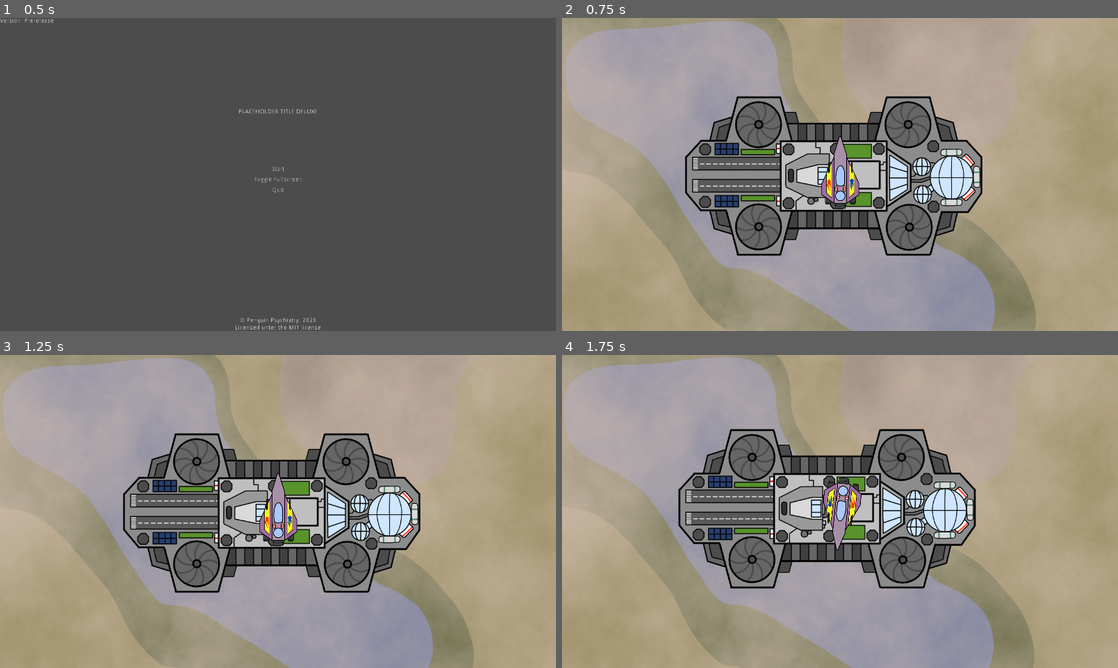
Above: before the commit, frames 1-4 (two rows, left to right).
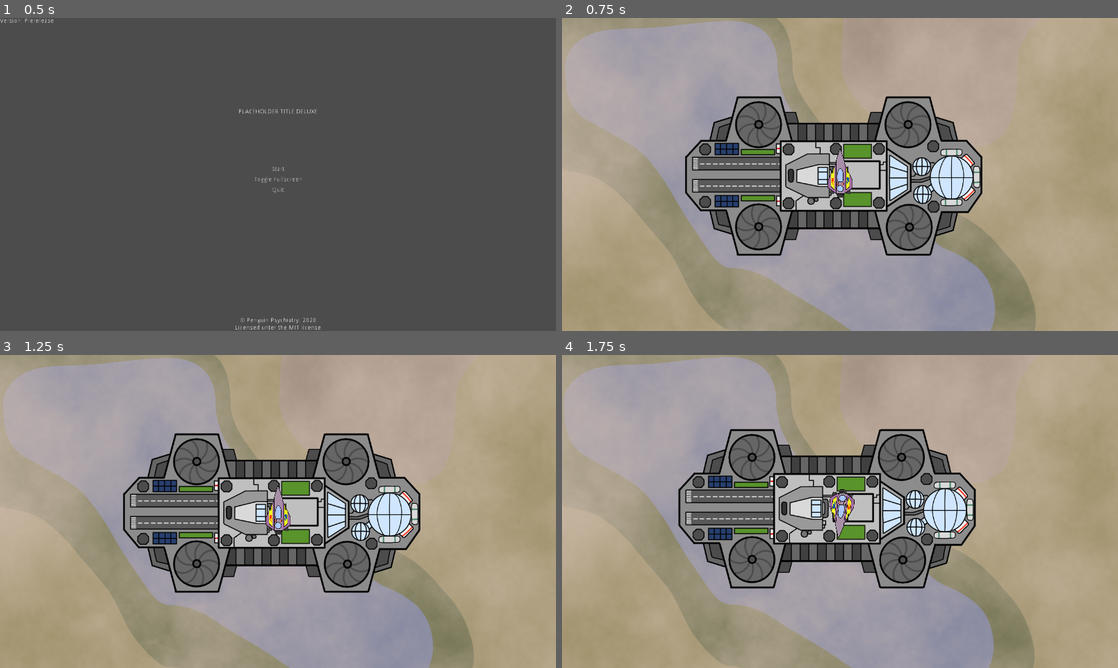
Above: after the commit, the same moments.

Repository: nalquas/openjam-2020
Game: Godot game, scene res://scenes/game/Main.tscn
Same seed, same stepped clock (60 frames per second), same inputs: the game is played once before the commit and once after it.
Inputs (mouse positions are in pixels of both pictures, inside the frame that each line leads up to):
- Up to frame 1 (0.5 s): no input
- Up to frame 2 (0.75 s): click "Start" at 0.5 s
- Up to frame 3 (1.25 s): no input
- Up to frame 4 (1.75 s): move the mouse to (962, 495) at 1.27 s; hold Right (right) from 1.28 s (still down); tap Space (shoot) at 1.35 s; click (962, 495) at 1.42 s

Frame 1 is identical in both runs. In frame 2, 0.8% of the frame differs, in the area x 46-54%, y 37-62%; in frame 3, 0.8%; in frame 4, 0.8%, in the area x 47-54%, y 39-63%.

Commit message:
Player size and bullet position fixes

Diff:
--- a/game/assets/Player.tscn
+++ b/game/assets/Player.tscn
@@ -11,8 +11,8 @@
 [ext_resource path="res://resources/sprites/Playership/Flames.png" type="Texture" id=9]
 
 [sub_resource type="CapsuleShape2D" id=1]
-radius = 32.0
-height = 99.5923
+radius = 21.12
+height = 55.44
 
 [node name="Player" type="KinematicBody2D" groups=[
 "Player",
@@ -22,7 +22,7 @@
 scene_bullet = ExtResource( 3 )
 
 [node name="Base" type="Sprite" parent="."]
-scale = Vector2( 0.5, 0.5 )
+scale = Vector2( 0.33, 0.33 )
 texture = ExtResource( 4 )
 
 [node name="Engine1" type="Sprite" parent="Base"]
@@ -56,3 +56,9 @@
 current = true
 smoothing_enabled = true
 smoothing_speed = 15.0
+
+[node name="LeftBarrel" type="Node2D" parent="."]
+position = Vector2( 18, -16.666 )
+
+[node name="RightBarrel" type="Node2D" parent="."]
+position = Vector2( 18, 18 )
--- a/game/scripts/Player.gd
+++ b/game/scripts/Player.gd
@@ -12,6 +12,8 @@
 var mouse_vector = direction
 var joy_input_disabled = true
 var joy_vector = direction
+
+var use_left_barrel = true
 
 func _input(event):
 	# Mouse input events
@@ -82,7 +84,11 @@
 	if Input.is_action_just_pressed("shoot"):
 		var new_bullet = scene_bullet.instance()
 		new_bullet.direction = direction
-		new_bullet.position = position
+		if use_left_barrel:
+			new_bullet.position = $LeftBarrel.global_position
+		else:
+			new_bullet.position = $RightBarrel.global_position
+		use_left_barrel = !use_left_barrel
 		get_parent().add_child(new_bullet)
 
 func set_camera(state):
